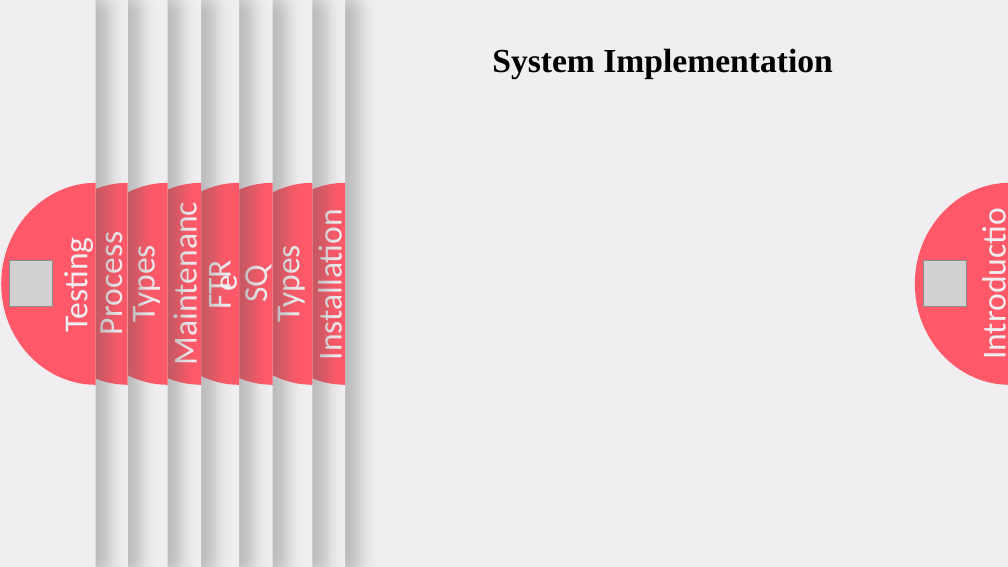
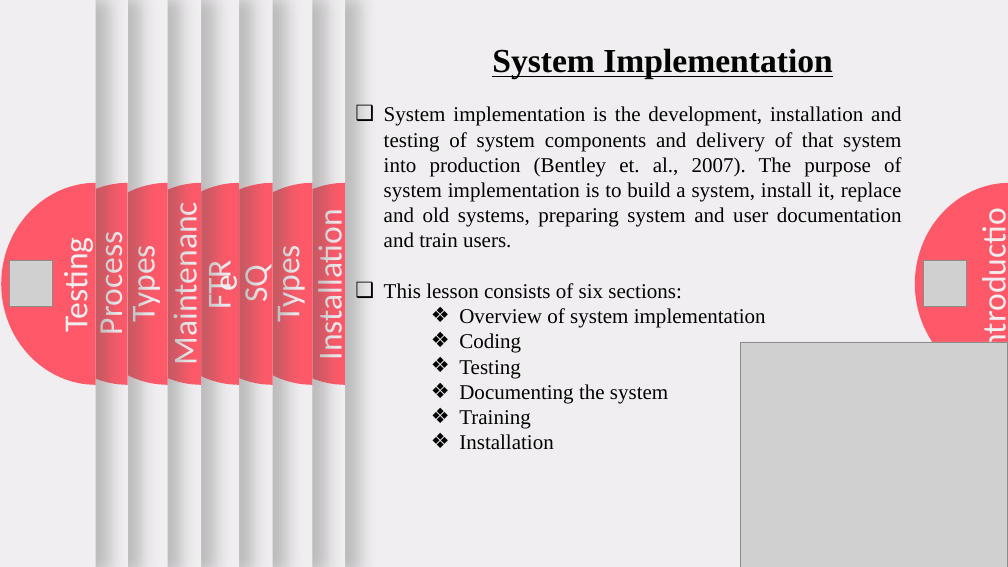
Before and after one commit to anjanshrestha8/third_sem-notes, a slide deck: slide 2 of Sad/unit6.pptx. Drawn at 1008x567 pixels with LibreOffice and Linux fonts; fonts in the diff are those of the drawing; grey boxes stand for pictures. Boxes give left, top, right and bottom in pixels: in the first picture for what was removed or moved away, otherwise in the second. Text is boxed around its words. In the diff, an @@ line names an element or a change of style, - is before the commit and + after.

```diff
--- a/Sad/unit6.pptx
+++ b/Sad/unit6.pptx
@@ text "System Implementation" at (492,48,833,79): underline on @@
@@ text added at (384,106,902,450), 20 pt, text #000000 @@
+❑ System implementation is the development, installation and testing of system components and delivery of that system into production (Bentley et. al., 2007). The purpose of system implementation is to build a system, install it, replace and old systems, preparing system and user documentation and train users.
+❑ This lesson consists of six sections:
+    ❖ Overview of system implementation
+    ❖ Coding
+    ❖ Testing
+    ❖ Documenting the system
+    ❖ Training
+    ❖ Installation
@@ picture added at (740,342,1008,567) @@
```
Also in this commit, not shown: 18 other slides changed, 1 slide added.
